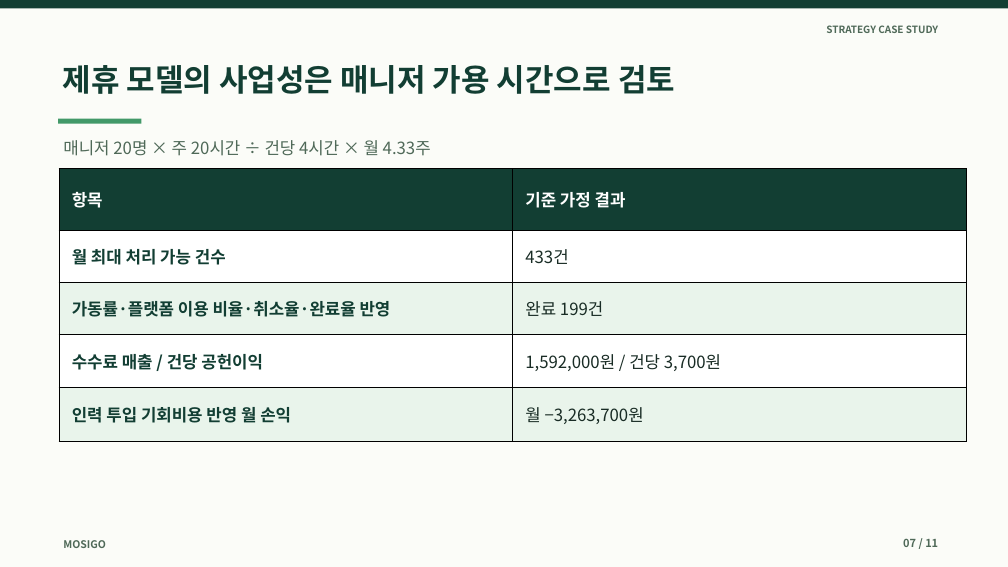
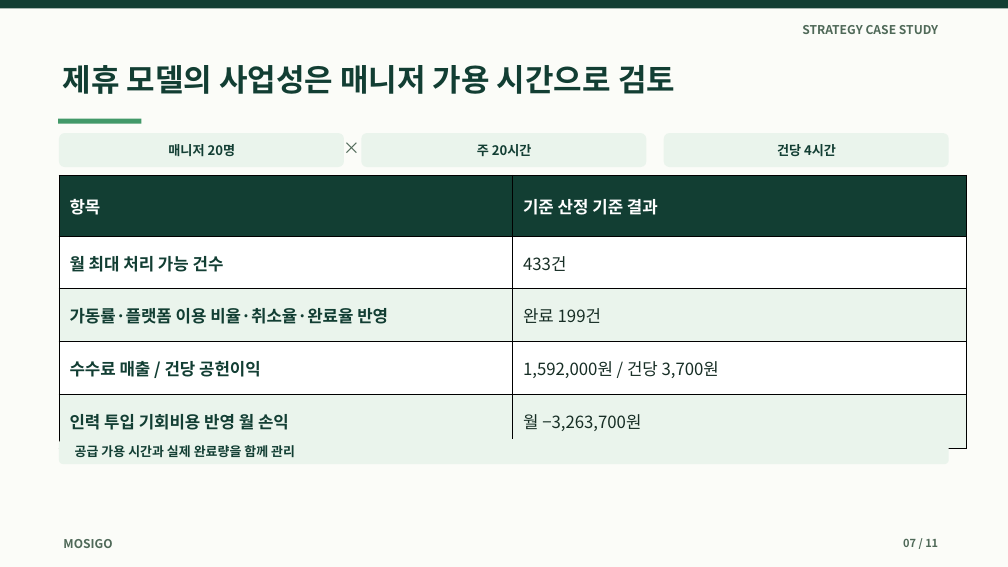
Before and after one commit to dohyunkimmm/mosigo-case-study, a slide deck: slide 7 of downloads/mosigo_report.pptx. Drawn at 1008x567 pixels with LibreOffice and Linux fonts; fonts in the diff are those of the drawing. Boxes give left, top, right and bottom in pixels: in the first picture for what was removed or moved away, otherwise in the second. Text is boxed around its words. In the diff, an @@ line names an element or a change of style, - is before the commit and + after.

Commit message:
design: MOSIGO Case Study 본문·발표자료·문서 QA 개선
* style: improve MOSIGO readability and mobile document controls

* content: use clear scenario terminology and clarify estimates without overstating outcomes

* content: adopt neutral scenario and planning language in MOSIGO materials

* content: adopt neutral scenario and planning language in MOSIGO materials

* design: modernize MOSIGO 11-slide editable presentation and scenario labels

* ci: preserve reviewed MOSIGO editable slide visuals during preview regeneration

* content: harmonize MOSIGO IR wording while retaining recorded figures and layouts

* fix: normalize MOSIGO visual slide text fonts for PDF and QA

* test: align MOSIGO smoke with scenario labels

* test: support refreshed MOSIGO source and generated PDF slide wording

* copy: refine scenario terminology for natural Korean reading

* copy: refine scenario terminology for natural Korean reading

* fix: remove duplicated Korean label in MOSIGO business scenario controls

```diff
--- a/downloads/mosigo_report.pptx
+++ b/downloads/mosigo_report.pptx
@@ text "STRATEGY CASE STUDY" at bbox=[802, 25, 938, 34]: size 9.5 to 11.5 pt @@
@@ rounded rectangle added at bbox=[59, 133, 344, 167], fill #EAF4EC @@
@@ rounded rectangle added at bbox=[361, 133, 647, 167], fill #EAF4EC @@
@@ text added at bbox=[477, 144, 532, 156], 12.5 pt, text #123E33, bold @@
+주 20시간
@@ rounded rectangle added at bbox=[664, 133, 949, 167], fill #EAF4EC @@
@@ text added at bbox=[777, 144, 836, 156], 12.5 pt, text #123E33, bold @@
+건당 4시간
@@ table at bbox=[59, 175, 966, 437] @@
-row 1, column 2: 기준 가정 결과
+row 1, column 2: 기준 산정 기준 결과
@@ fill #E9F4EB to #EAF4EC in 4 cells @@
@@ text colour #192C25 to #172E25 in "433건", "완료 199건", "1,592,000원 / 건당 3,700원", "월 −3,263,700원" @@
@@ table: place and size @@
-table at bbox=[59, 169, 966, 442]
+table at bbox=[59, 175, 966, 437]
@@ rounded rectangle added at bbox=[59, 439, 949, 464], fill #EAF4EC @@
@@ text added at bbox=[75, 445, 295, 457], 12.3 pt, text #123E33, bold @@
+공급 가용 시간과 실제 완료량을 함께 관리
@@ text "MOSIGO" at bbox=[63, 539, 112, 548]: size 10 to 11.5 pt @@
```
Also in this commit, not shown: 10 other slides changed, 8 other files.
